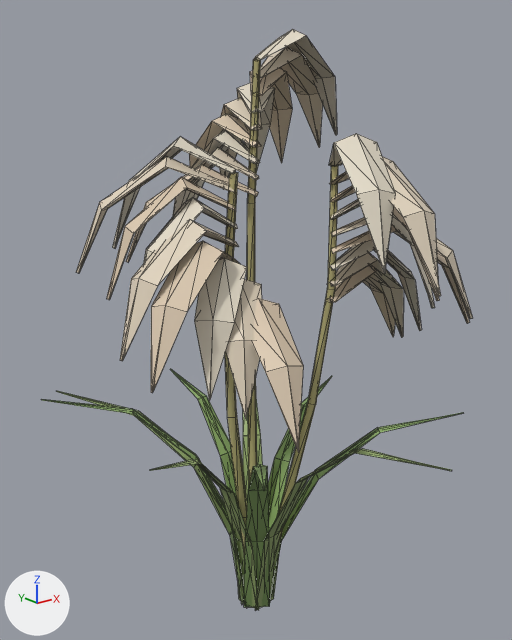
The glTF model godot/art/models/flora/silver_grass_b.glb as it was, and as the next commit left it.
Before and after are seen from a camera (50 mm lens) standing at (-9.41, -11.75, 12.08) and looking at (-0.17, -0.2, 7.46). The axes (+X, +Y, +Z) are drawn at lower left. The lights are the same throughout. The picture after the commit comes second. Mesh edges are drawn as thin lines.

Objects in the first picture: 'leaf_nl', 'petal_silver_nl', 'stem'.
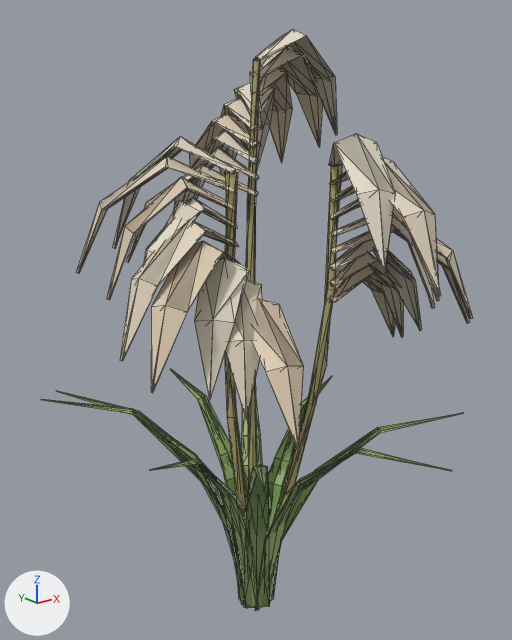
Boxes (x1, y1, x2, y2) around the edits, measured in the pictures (512 x 640 px):
'body__far', added: after (45, 38, 448, 589)

Edits to the bpy script that builds the scene:
```text
Add me_body__far:
    me_body__far.from_pydata(...)  # 326 vertices, 474 faces; spans x -4.16..4.11, y -5.12..3.91, z -0.03..13.49
    me_body__far.materials.append(mat_defaultmaterial)
Add ob_body__far:
    ob_body__far = bpy.data.objects.new('body__far', me_body__far)
    ob_body__far.location = (0.0, 0.0, 0.0)
```
